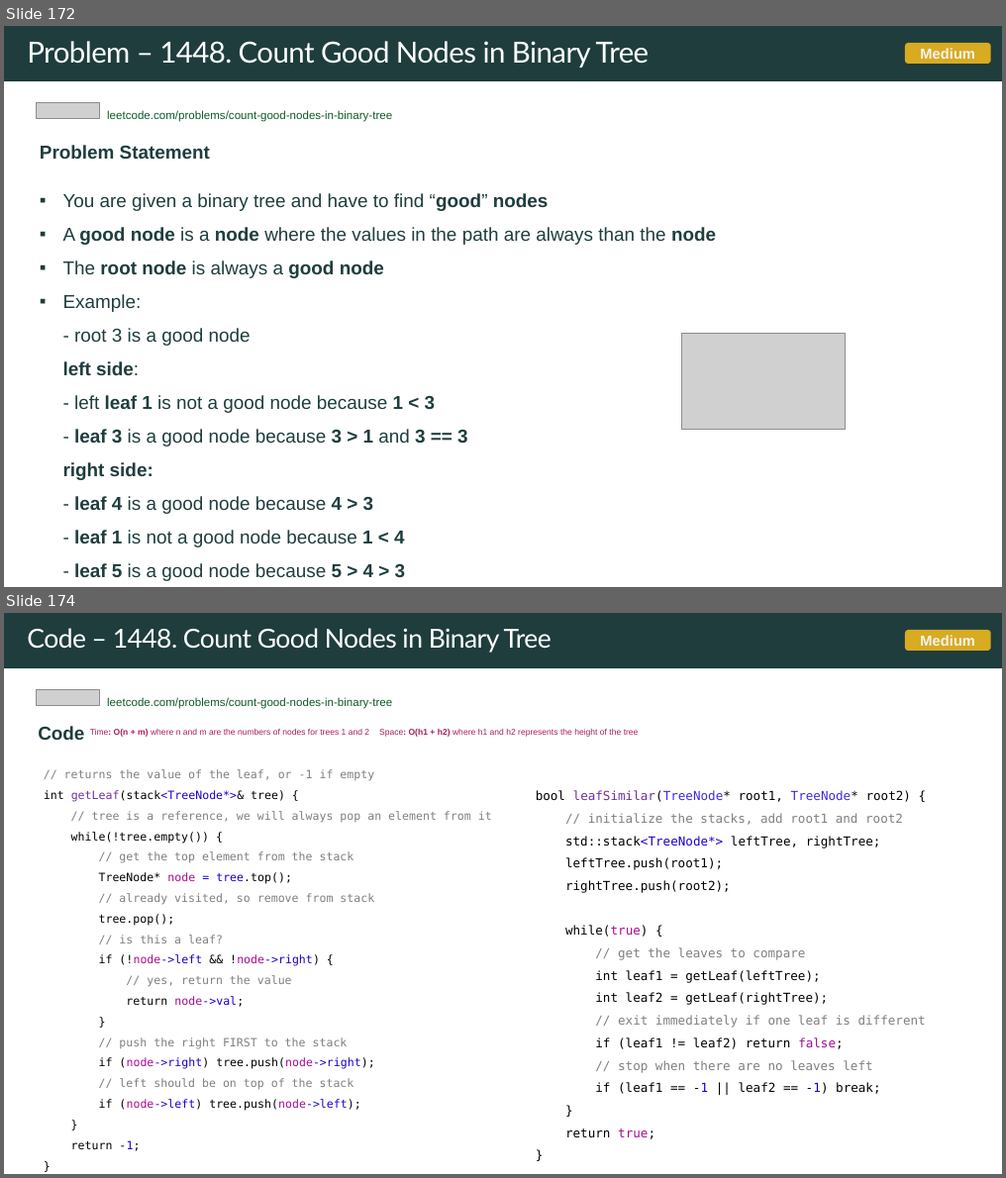
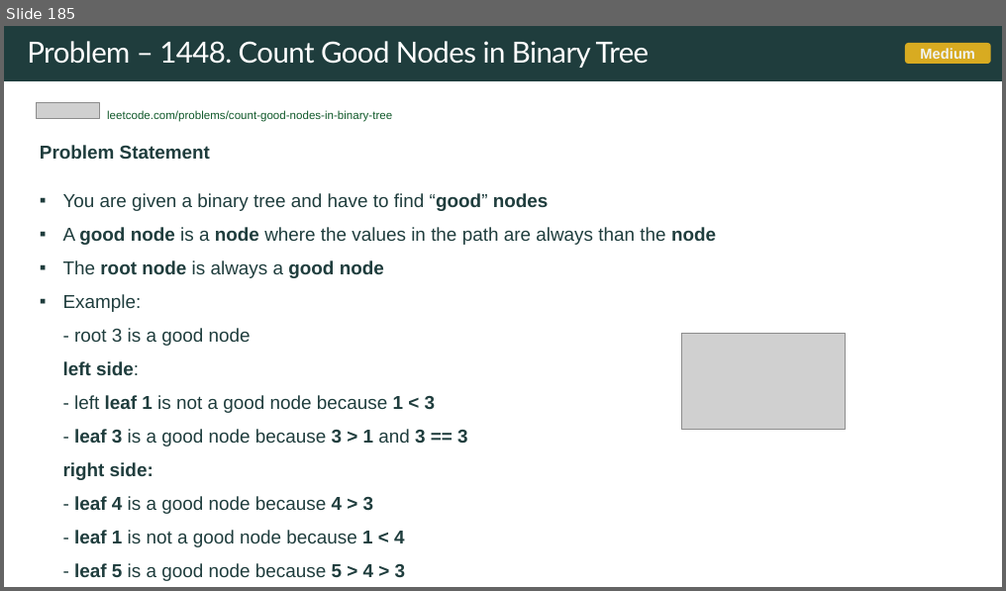
Before and after one commit to rfdavid/coding-interview-handbook-cpp, a slide deck: Algorithm and problem Solving Cheatsheet.pptm. Shown one above the other, each under a label of ours: slides 172 and 174 before the commit, slide 185 after it; the slides between them are not shown. The pictures are 1006x1178 and 1006x591 pixels, drawn with LibreOffice and Linux fonts; fonts in the diff are those of the drawing; grey boxes stand for pictures. Boxes give left, top, right and bottom in pixels: in the first picture for what was removed or moved away, otherwise in the second. Text is boxed around its words. In the diff, an @@ line names an element or a change of style, - is before the commit and + after.

Commit message:
problems updated

```diff
--- a/Algorithm and problem Solving Cheatsheet.pptm
+++ b/Algorithm and problem Solving Cheatsheet.pptm
@@ slide 174 removed at (x1=4, y1=613, x2=1002, y2=1174), background #FFFFFF; not listed: 1 template element that a slide beside it also shows @@
@@ title removed at (x1=27, y1=628, x2=551, y2=653) @@
-Code – 1448. Count Good Nodes in Binary Tree
@@ rounded rectangle removed at (x1=905, y1=630, x2=991, y2=651) @@
-Medium
@@ picture removed at (x1=37, y1=689, x2=100, y2=706) @@
@@ text removed at (x1=107, y1=697, x2=392, y2=709) @@
-leetcode.com/problems/count-good-nodes-in-binary-tree
@@ text removed at (x1=38, y1=726, x2=639, y2=740) @@
-Code Time: O(n + m) where n and m are the numbers of nodes for trees 1 and 2 Space: O(h1 + h2) where h1 and h2 represents the height of the tree
@@ text removed at (x1=44, y1=769, x2=492, y2=1152) @@
-// returns the value of the leaf, or -1 if empty
-int getLeaf(stack<TreeNode*>& tree) {
-// tree is a reference, we will always pop an element from it
-while(!tree.empty()) {
-// get the top element from the stack
-TreeNode* node = tree.top();
-// already visited, so remove from stack
-tree.pop();
-// is this a leaf?
-if (!node->left && !node->right) {
-// yes, return the value
-return node->val;
-}
-// push the right FIRST to the stack
-if (node->right) tree.push(node->right);
-// left should be on top of the stack
-if (node->left) tree.push(node->left);
-}
-return -1;
-}
@@ text removed at (x1=536, y1=790, x2=926, y2=1140) @@
-bool leafSimilar(TreeNode* root1, TreeNode* root2) {
-// initialize the stacks, add root1 and root2
-std::stack<TreeNode*> leftTree, rightTree;
-leftTree.push(root1);
-rightTree.push(root2);
-while(true) {
-// get the leaves to compare
-int leaf1 = getLeaf(leftTree);
-int leaf2 = getLeaf(rightTree);
-// exit immediately if one leaf is different
-if (leaf1 != leaf2) return false;
-// stop when there are no leaves left
-if (leaf1 == -1 || leaf2 == -1) break;
-}
-return true;
-}
@@ what was slide 172 is now slide 185 @@
```
Also in this commit, not shown: 17 slides changed, 24 slides added, 1 other slide removed, 15 other files.
